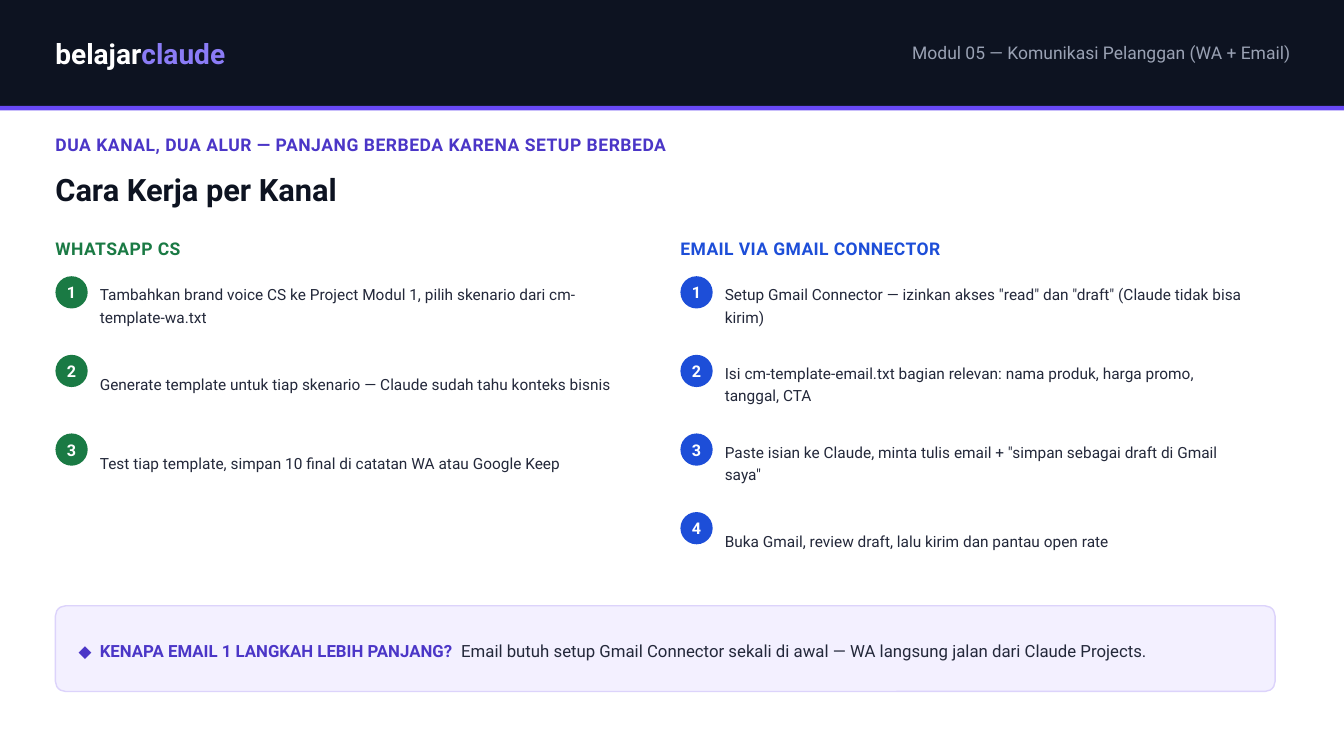
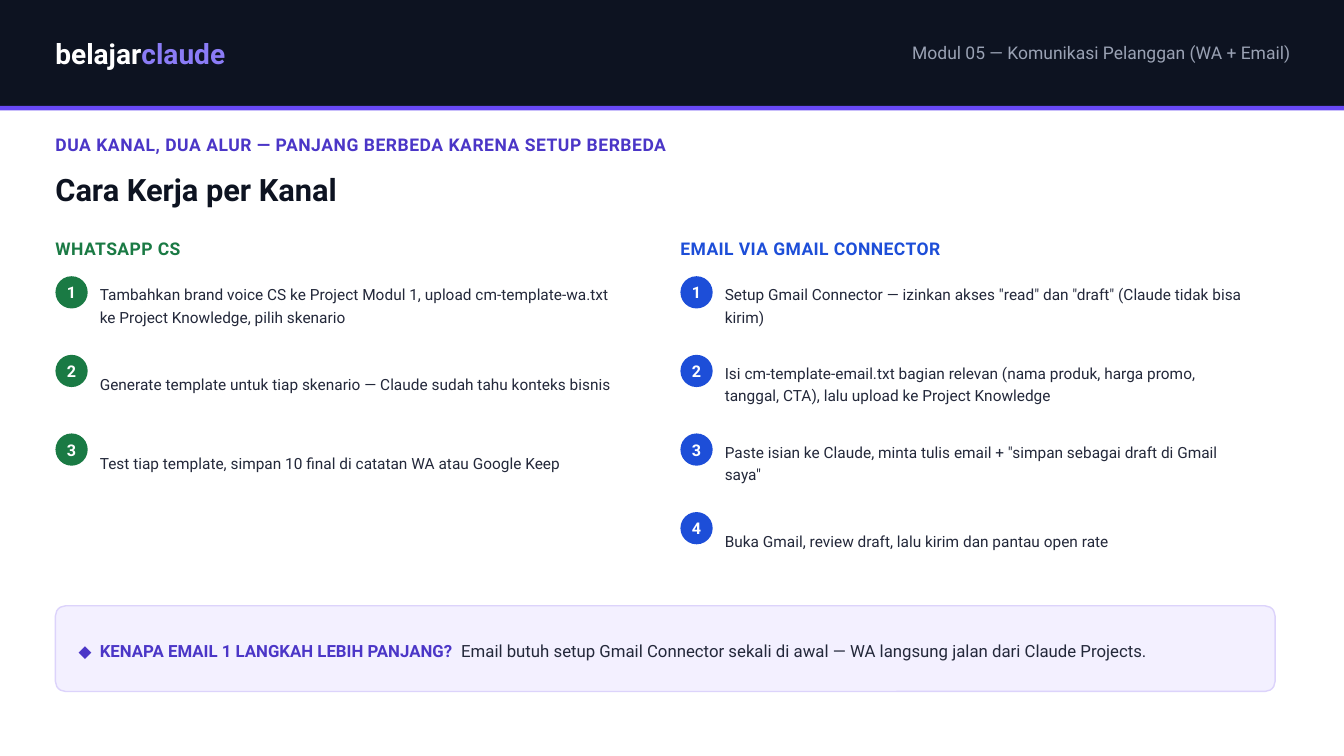
Before and after one commit to juliautomo/belajar-claude, a slide deck: slide 5 of Content-Marketing/M05-Komunikasi-Pelanggan/K3-M05-Komunikasi-Pelanggan.pptx. Drawn at 1344x756 pixels with LibreOffice and Linux fonts; fonts in the diff are those of the drawing. Boxes give left, top, right and bottom in pixels: in the first picture for what was removed or moved away, otherwise in the second. Text is boxed around its words. In the diff, an @@ line names an element or a change of style, - is before the commit and + after.

Commit message:
M05: fix missing Project Knowledge upload instructions for cm-template-wa.txt / cm-template-email.txt
Both prompts referenced these files by name ("Skenario 1 dari cm-template-wa.txt", "cm-template-email.txt Email 2 sudah saya lengkapi") as if Claude could already read them, but the module never instructed students to actually upload either file to Project Knowledge -- the same continuity gap M02 had before it was fixed earlier this session, never carried over to M05.

Added the upload instruction in 4 places (HTML + PPTX, matching M02's pattern):
- module-desc-box intro
- Integrasi tip-box (deeper explanation)
- Cara Kerja step for each channel (WA step 1, Email step 2)
- Latihan case-box reminder before the exercise

```diff
--- a/Content-Marketing/M05-Komunikasi-Pelanggan/K3-M05-Komunikasi-Pelanggan.pptx
+++ b/Content-Marketing/M05-Komunikasi-Pelanggan/K3-M05-Komunikasi-Pelanggan.pptx
@@ text at (x1=100, y1=288, x2=608, y2=327): text changed @@
-Tambahkan brand voice CS ke Project Modul 1, pilih skenario dari cm-template-wa.txt
+Tambahkan brand voice CS ke Project Modul 1, upload cm-template-wa.txt ke Project Knowledge, pilih skenario
@@ text at (x1=725, y1=367, x2=1195, y2=405): text changed @@
-Isi cm-template-email.txt bagian relevan: nama produk, harga promo, tanggal, CTA
+Isi cm-template-email.txt bagian relevan (nama produk, harga promo, tanggal, CTA), lalu upload ke Project Knowledge
```
Also in this commit, not shown: 2 other slides changed, 1 other file.
